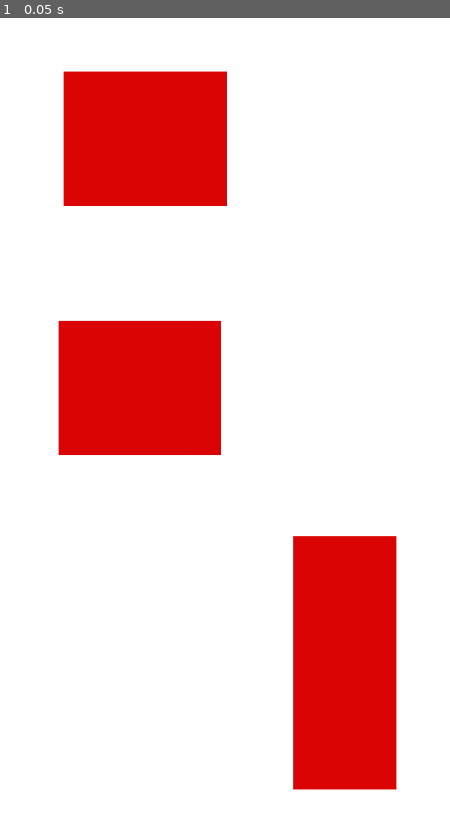
Above: before the commit, frame 1.
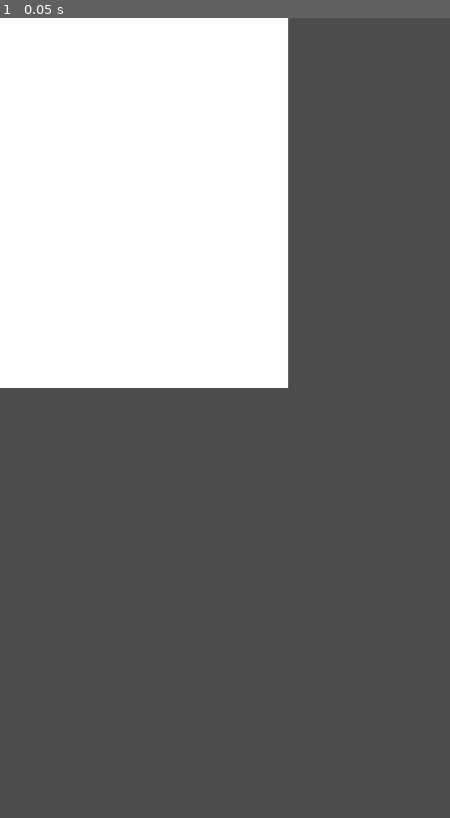
Above: after the commit, the same moment.

Repository: Big-Cheung/LAHacks2021
Game: Godot game, scene res://Base.tscn
Two runs of this game, one before a commit and one after it. Both use one fixed random seed, a clock stepped at 60 frames per second and the inputs below.
Inputs:
- Up to frame 1 (0.05 s): no input

The runs differ from the first frame. In frame 1, 80% of the frame differs, in the area x 0-100%, y 0-100%.

Commit message:
Added firebase plugin

Diff:
--- a/Base.tscn
+++ b/Base.tscn
@@ -1,6 +1,6 @@
 [gd_scene load_steps=2 format=2]
 
-[ext_resource path="res://ColorRect.gd" type="Script" id=1]
+[ext_resource path="res://MainPage.tscn" type="PackedScene" id=1]
 
 [node name="Base" type="Control"]
 anchor_right = 1.0
@@ -9,37 +9,4 @@
 "_edit_use_anchors_": false
 }
 
-[node name="ColorRect" type="ColorRect" parent="."]
-margin_right = 1080.0
-margin_bottom = 1920.0
-script = ExtResource( 1 )
-__meta__ = {
-"_edit_use_anchors_": false
-}
-
-[node name="ColorRect" type="ColorRect" parent="ColorRect"]
-margin_left = 152.952
-margin_top = 128.641
-margin_right = 543.952
-margin_bottom = 450.641
-color = Color( 0.858824, 0.0156863, 0.0156863, 1 )
-
-[node name="ColorRect2" type="ColorRect" parent="ColorRect"]
-margin_left = 140.398
-margin_top = 726.814
-margin_right = 531.398
-margin_bottom = 1048.81
-color = Color( 0.858824, 0.0156863, 0.0156863, 1 )
-__meta__ = {
-"_edit_use_anchors_": false
-}
-
-[node name="ColorRect3" type="ColorRect" parent="ColorRect"]
-margin_left = 703.579
-margin_top = 1243.96
-margin_right = 951.579
-margin_bottom = 1850.96
-color = Color( 0.858824, 0.0156863, 0.0156863, 1 )
-__meta__ = {
-"_edit_use_anchors_": false
-}
+[node name="MainPage" parent="." instance=ExtResource( 1 )]
--- a/ColorRect.gd
+++ b/ColorRect.gd
@@ -8,7 +8,7 @@
 
 # Called when the node enters the scene tree for the first time.
 func _ready():
-	print(get_viewport().get_visible_rect().size.x)
+	print(get_viewport().)
 
 
 # Called every frame. 'delta' is the elapsed time since the previous frame.
--- /dev/null
+++ b/MainPage.tscn
@@ -0,0 +1,12 @@
+[gd_scene format=2]
+
+[node name="MainPage" type="Control"]
+anchor_right = 1.0
+anchor_bottom = 1.0
+__meta__ = {
+"_edit_use_anchors_": false
+}
+
+[node name="ColorRect" type="ColorRect" parent="."]
+margin_right = 692.0
+margin_bottom = 888.0
--- /dev/null
+++ b/override.cfg
@@ -0,0 +1,13 @@
+[firebase/environment_variables]
+
+apiKey=""
+authDomain=""
+databaseURL=""
+projectId=""
+storageBucket=""
+messagingSenderId=""
+appId=""
+measurementId=""
+clientId=""
+clientSecret=""
+domainUriPrefix=""
Not shown, added: addons/godot-firebase/auth/auth.gd
Not shown, added: addons/godot-firebase/auth/user_data.gd
Not shown, added: addons/godot-firebase/database/database.gd
Not shown, added: addons/godot-firebase/database/database_store.gd
Not shown, added: addons/godot-firebase/database/reference.gd
Not shown, added: addons/godot-firebase/database/resource.gd
Not shown, added: addons/godot-firebase/dynamiclinks/dynamiclinks.gd
Not shown, added: addons/godot-firebase/firebase/firebase.gd
Not shown, added: addons/godot-firebase/firebase/firebase.tscn
Not shown, added: addons/godot-firebase/firestore/firestore.gd
Not shown, added: addons/godot-firebase/firestore/firestore_collection.gd
Not shown, added: addons/godot-firebase/firestore/firestore_document.gd
(and 31 more such lines)
